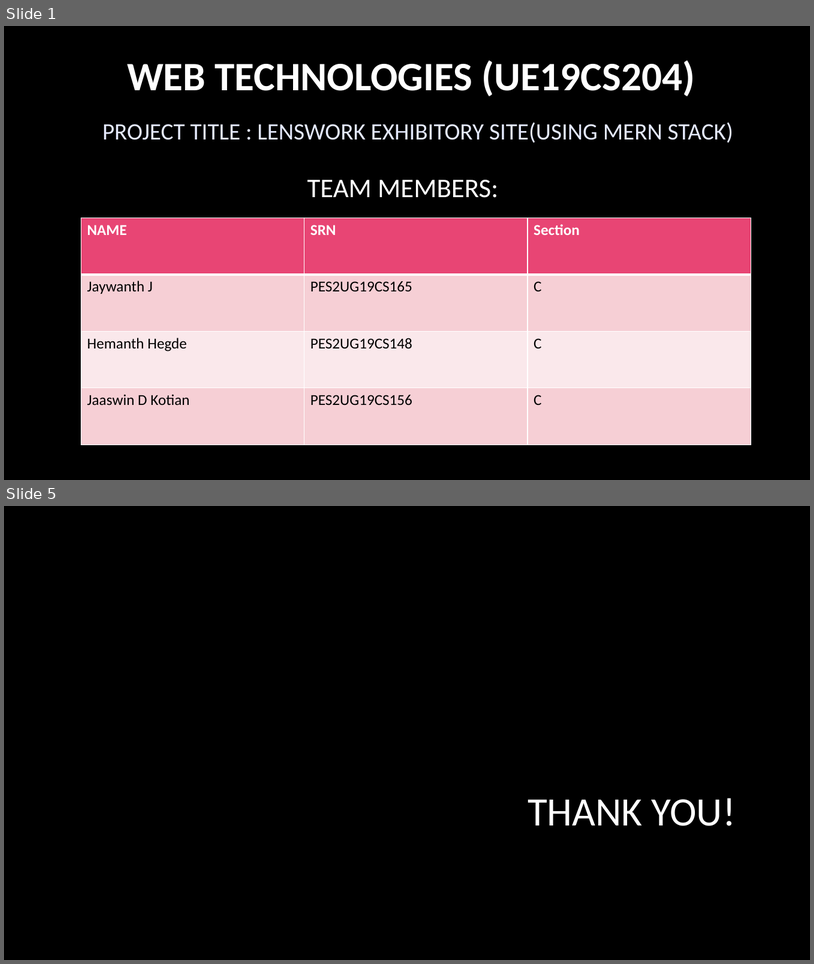
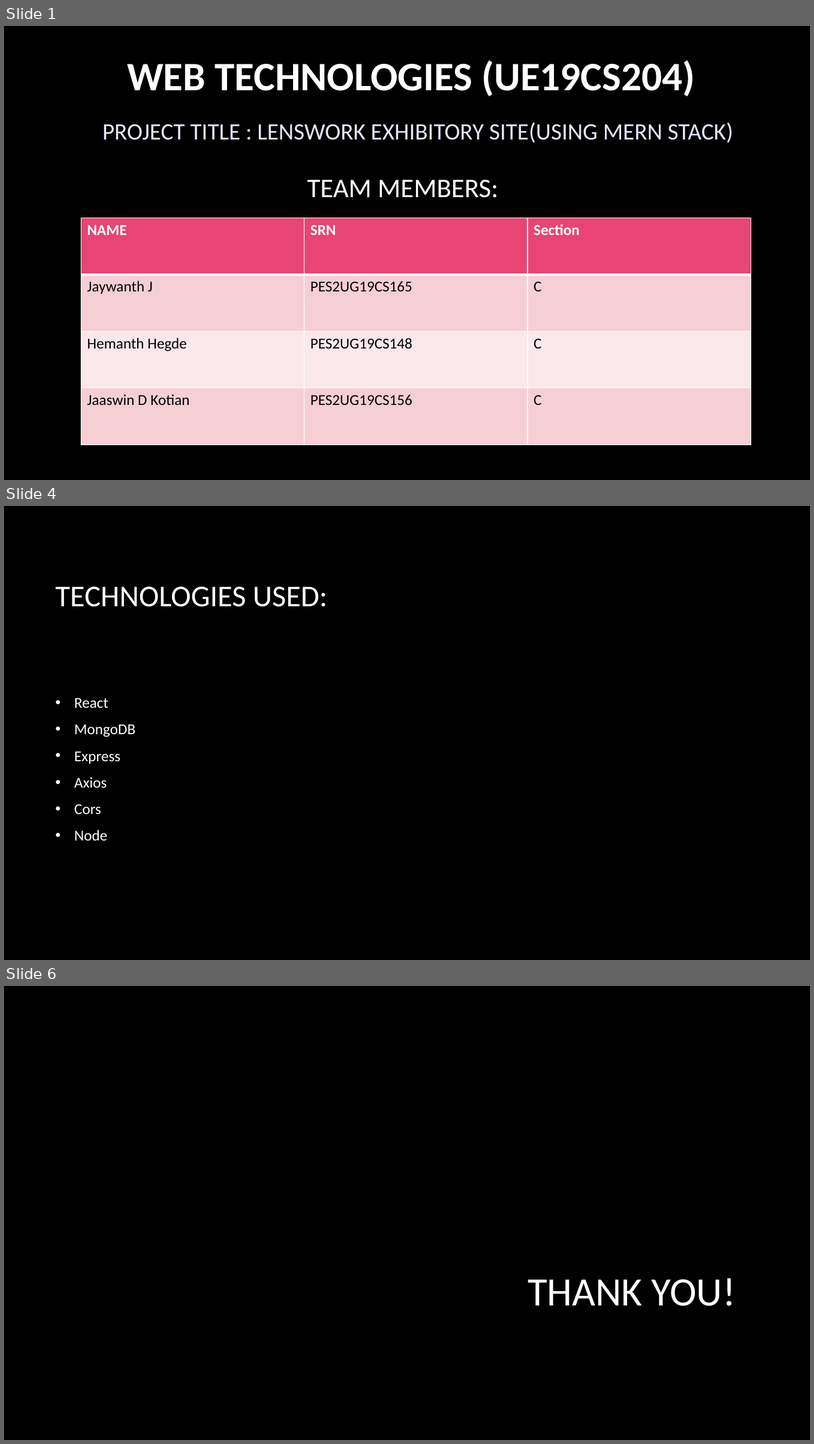
Before and after one commit to jaywanthgowda/Lensglow-WT-Project, a slide deck: WT_Presentation_Team2_SectionC(Lensglow).pptx. Shown one above the other, each under a label of ours: slides 1 and 5 before the commit, slides 1, 4 and 6 after it; the slides between them are not shown. The pictures are 814x964 and 814x1444 pixels, drawn with LibreOffice and Linux fonts; fonts in the diff are those of the drawing; background and template pictures are left out. Boxes give left, top, right and bottom in pixels: in the first picture for what was removed or moved away, otherwise in the second. Text is boxed around its words. In the diff, an @@ line names an element or a change of style, - is before the commit and + after.

```diff
--- a/WT_Presentation_Team2_SectionC(Lensglow).pptx
+++ b/WT_Presentation_Team2_SectionC(Lensglow).pptx
@@ slide 4 added at box(4, 506, 810, 960), background picture (left out) @@
@@ title added at box(56, 586, 327, 607), 36 pt, text #FFFFFF @@
+TECHNOLOGIES USED:
@@ text added at box(74, 697, 135, 840), 18 pt, text #FFFFFF @@
+• React
+• MongoDB
+• Express
+• Axios
+• Cors
+• Node
@@ what was slide 5 is now slide 6 @@
```
Also in this commit, not shown: 3 slides changed.
